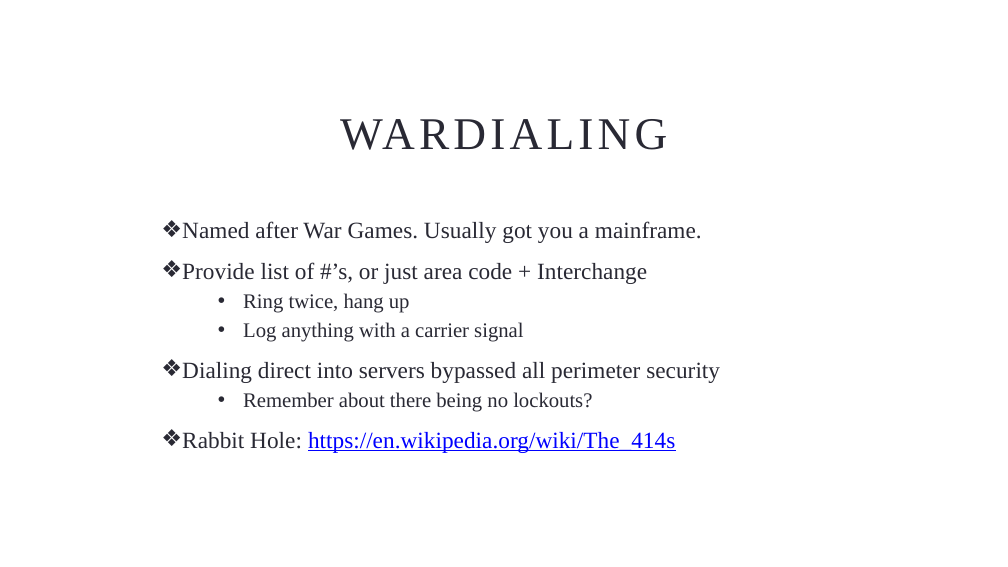
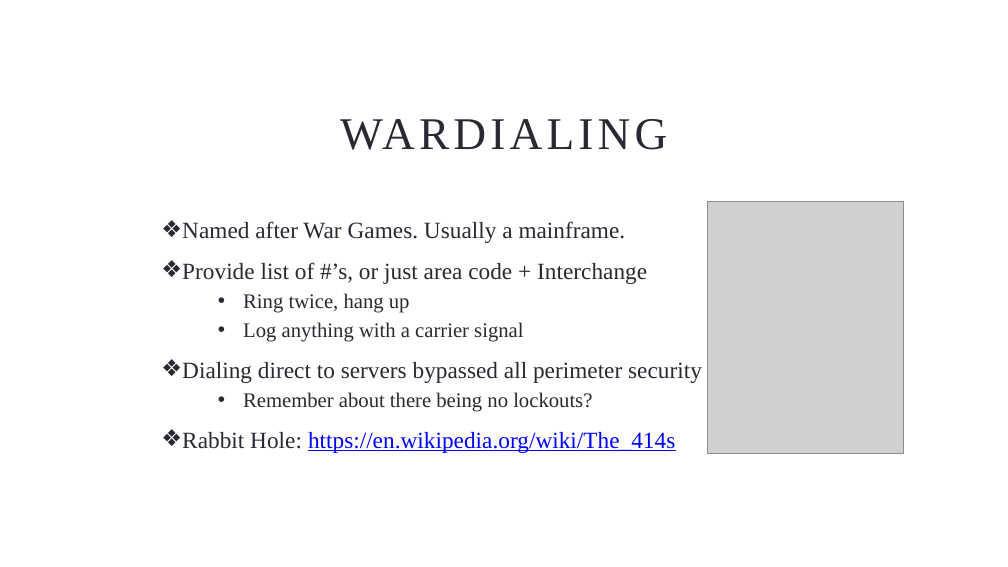
Before and after one commit to johnnyxmas/Talk_Decks, a slide deck: slide 13 of 2015/1993 BC Series/GET OFF MY LAN/1993 BC - Get Off My LAN (Hacking in the 90s)(FULL).pptx. Drawn at 1008x567 pixels with LibreOffice and Linux fonts; fonts in the diff are those of the drawing; grey boxes stand for pictures; background and template pictures are left out. Boxes give left, top, right and bottom in pixels: in the first picture for what was removed or moved away, otherwise in the second. Text is boxed around its words. In the diff, an @@ line names an element or a change of style, - is before the commit and + after.

```diff
--- a/2015/1993 BC Series/GET OFF MY LAN/1993 BC - Get Off My LAN (Hacking in the 90s)(FULL).pptx
+++ b/2015/1993 BC Series/GET OFF MY LAN/1993 BC - Get Off My LAN (Hacking in the 90s)(FULL).pptx
@@ picture added at [708,202,904,454] @@
@@ text at [182,221,626,243]: text changed @@
-❖ Named after War Games. Usually got you a mainframe.
+❖ Named after War Games. Usually a mainframe.
@@ text at [182,362,702,383]: text changed @@
-❖ Dialing direct into servers bypassed all perimeter security
+❖ Dialing direct to servers bypassed all perimeter security
```
Also in this commit, not shown: 14 other slides changed, 1 slide added, 1 slide removed, 5 other files.
